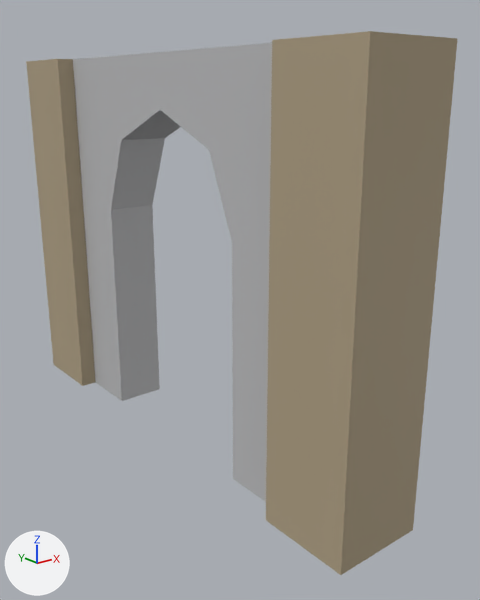
Two versions of the OBJ model assets/models/Wood_Door_Round_01.obj, one commit apart.
The view is the same before and after, from a 50 mm camera at (-2.1, -3.11, 2.01) aimed at (0.19, -0.25, 0.86). Every picture has the same lights, and +X, +Y and +Z are marked at lower left. Where no turn or scale is listed for an object, it has been applied to the vertices.

The first picture shows 'Mesh1_Wood_Door_Round_Model'.
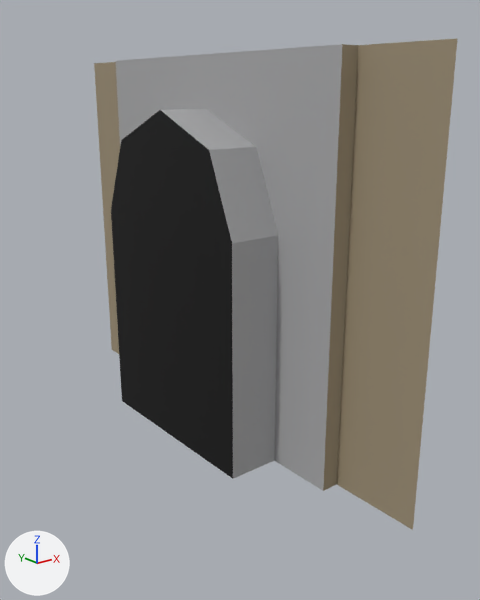
Where the change shows, as pixel boxes (x1, y1, x2, y2) in the pictures (480 x 600 px):
'Mesh1_Wood_Door_Round_Model', reshaped (16% narrower, 10% shorter): before (26, 31, 458, 575); after (94, 38, 458, 530)
part 1 of me_mesh1_wood_door_round_model, cut back: before (26, 31, 458, 575); after (111, 110, 233, 479)
part 2 of me_mesh1_wood_door_round_model, recoloured: before (111, 110, 180, 401); after (116, 44, 342, 491)
part 3 of me_mesh1_wood_door_round_model, recoloured (brown): after (94, 38, 458, 530)

Diff of the bpy script that builds the scene:
```diff
--- a/assets/models/Wood_Door_Round_01.obj.py
+++ b/assets/models/Wood_Door_Round_01.obj.py
@@ mat_black @@
+mat_black = principled_material('Black')
+mat_black.base_color = (0.0, 0.0, 0.0)  # black #000000
+mat_black.roughness = 0.69
@@ mat_wood_004 @@
+mat_wood_004 = principled_material('Wood.004')
+mat_wood_004.base_color = (0.341, 0.279, 0.183)  # brown #9e9077
+mat_wood_004.roughness = 0.7
@@ mat_dark_stone_004 @@
+mat_dark_stone_004 = principled_material('Dark_Stone.004')
+mat_dark_stone_004.base_color = (0.4, 0.402, 0.41)  # grey #aaaaac
+mat_dark_stone_004.roughness = 0.7
@@ me_mesh1_wood_door_round_model @@
 # used by ob_mesh1_wood_door_round_model
-me_mesh1_wood_door_round_model.from_pydata(...)  # 42 vertices, 80 faces; spans x -0.25..0.25, y -1.5..1.5, z 0.0..2.2
+me_mesh1_wood_door_round_model.from_pydata(...)  # 30 vertices, 42 faces; spans x -0.15..0.25, y -1.5..1.5, z 0.0..2.2
+# me_mesh1_wood_door_round_model part 1
+# 12 vertices are removed from x -0.25..-0.15, y -1.5..1.5, z 0.0..2.2
+# 45 faces are deleted
+# 7 new faces join them, mat_black (black #000000)
+# me_mesh1_wood_door_round_model part 2: 27 faces spanning x -0.15..0.15, y -1.0..1.0, z 0.0..2.2 switch from mat_dark_stone (grey #bbbcbe) to mat_dark_stone_004 (grey #aaaaab)
+# me_mesh1_wood_door_round_model part 3: 8 faces spanning x 0.15..0.25, y -1.5..1.5, z 0.0..2.2 switch from mat_wood (beige #af9f83) to mat_wood_004 (brown #9e9076)
+me_mesh1_wood_door_round_model.materials.append(mat_black)  # black #000000
```
